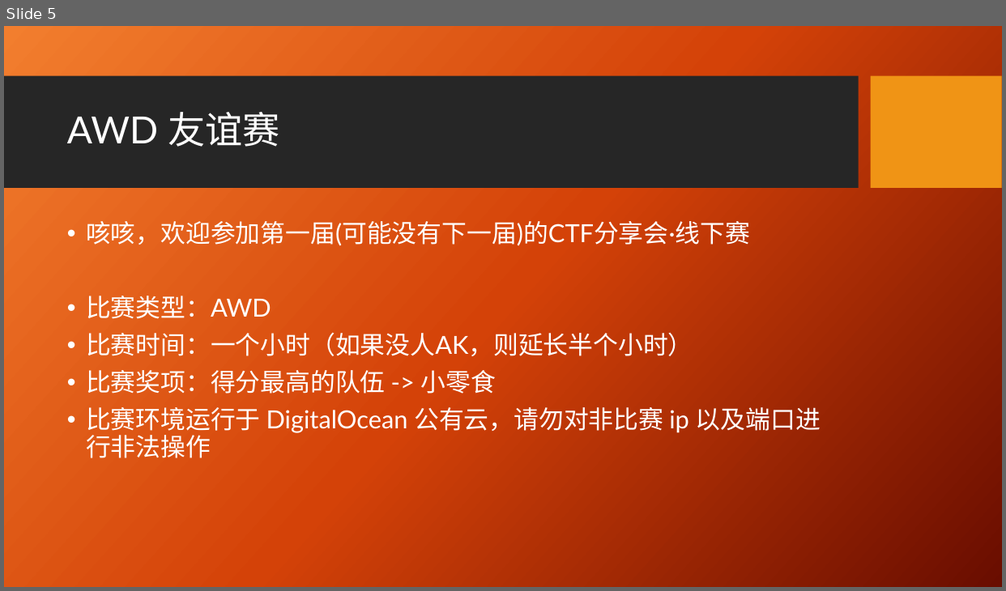
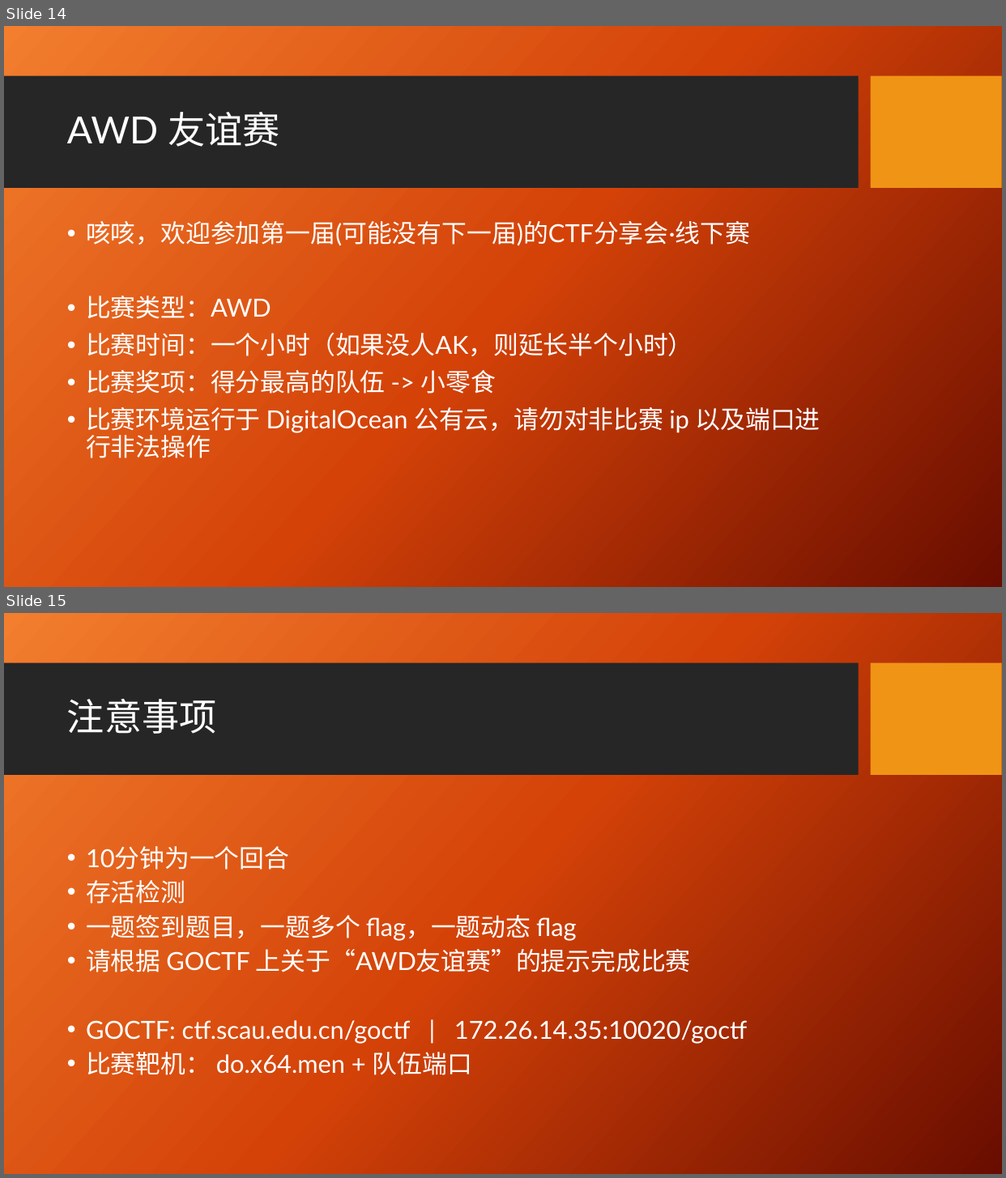
Before and after one commit to zzfly256/CTF-AWD-demo, a slide deck: CTF AWD.pptx. Shown one above the other, each under a label of ours: slide 5 before the commit, slides 14 and 15 after it. The pictures are 1006x591 and 1006x1178 pixels, drawn with LibreOffice and Linux fonts; fonts in the diff are those of the drawing; background and template pictures are left out. Boxes give left, top, right and bottom in pixels: in the first picture for what was removed or moved away, otherwise in the second. Text is boxed around its words. In the diff, an @@ line names an element or a change of style, - is before the commit and + after.

Commit message:
完成

```diff
--- a/CTF AWD.pptx
+++ b/CTF AWD.pptx
@@ slide 15 added at (x1=4, y1=613, x2=1002, y2=1174), background picture (left out); not listed: 2 template elements that a slide beside it also shows @@
@@ title added at (x1=67, y1=699, x2=217, y2=734), 36 pt, text #FFFFFF @@
+注意事项
@@ text added at (x1=86, y1=846, x2=747, y2=1076), 24 pt, text #FFFFFF @@
+• 10分钟为一个回合
+• 存活检测
+• 一题签到题目，一题多个 flag，一题动态 flag
+• 请根据 GOCTF 上关于“AWD友谊赛”的提示完成比赛
+• GOCTF: ctf.scau.edu.cn/goctf | 172.26.14.35:10020/goctf
+• 比赛靶机： do.x64.men + 队伍端口
@@ what was slide 5 is now slide 14 @@
```
Also in this commit, not shown: 3 slides changed, 9 other slides added, 23 other files.
